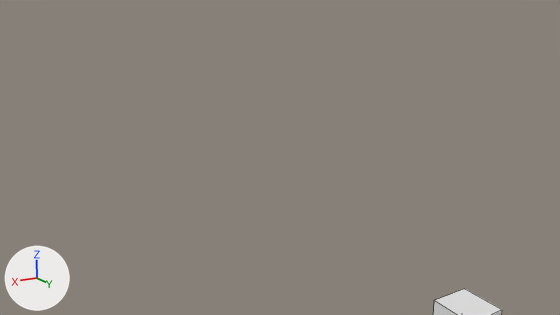
An edit to the Blender file blender/04 xr.blend, drawn before and after from the same camera.
The view is the same before and after, from the file's camera 'Camera'. Arrows for +X, +Y and +Z are at lower left; the lights stay in place. Mesh edges are drawn as thin lines.
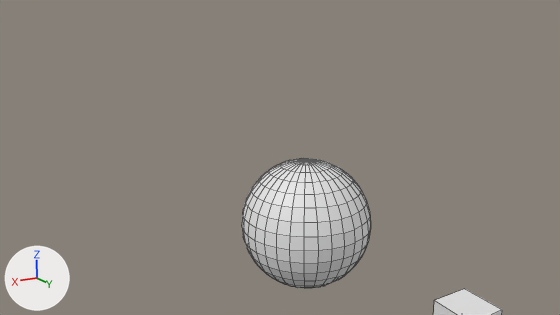
Scene script edits in JSON lines:
```json
{"op": "add", "block": "me_sphere", "code": ["me_sphere = bpy.data.meshes.new('Sphere')", "me_sphere.from_pydata(...)  # a UV sphere (32 segments, 16 rings, poles along z) spanning x -1.0..1.0, y -1.0..1.0, z -1.0..1.0"]}
{"op": "add", "block": "ob_sphere", "code": ["ob_sphere = bpy.data.objects.new('Sphere', me_sphere)", "ob_sphere.parent = ob_webxr", "ob_sphere.location = (0.0, 0.0, 0.0)"]}
```

Where the change shows, as pixel boxes [x1, y1, x2, y2] in the pictures (560 x 315 px):
```json
{"object": "Sphere", "change": "added", "after": [242, 158, 371, 288]}
```
